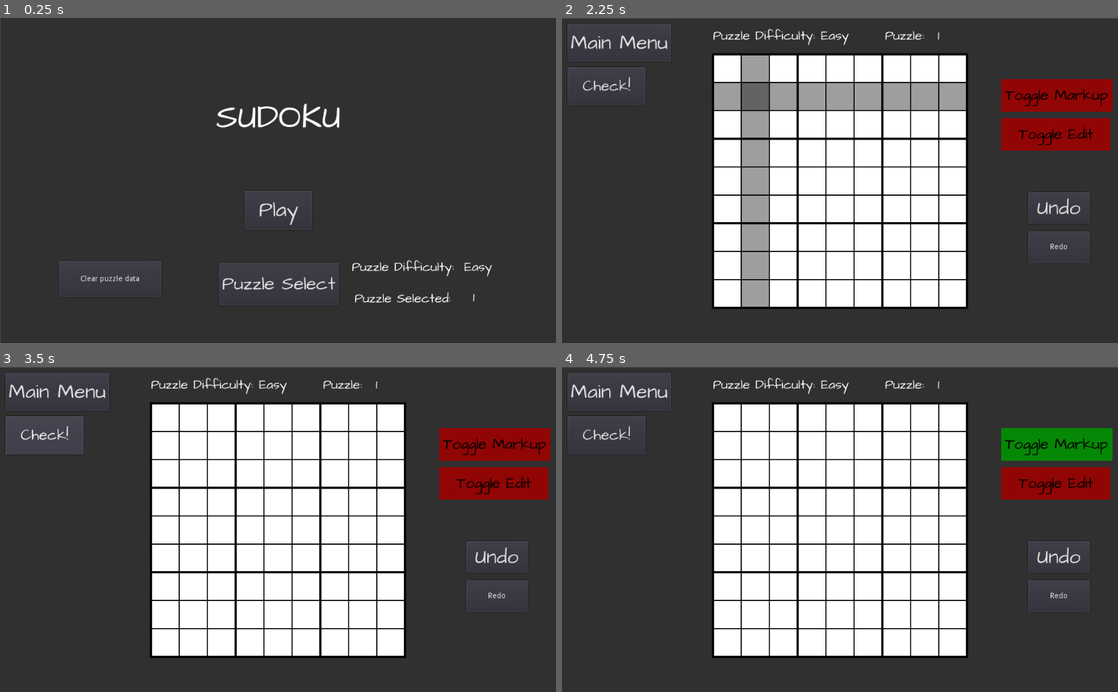
Above: before the commit, frames 1-4 (two rows, left to right).
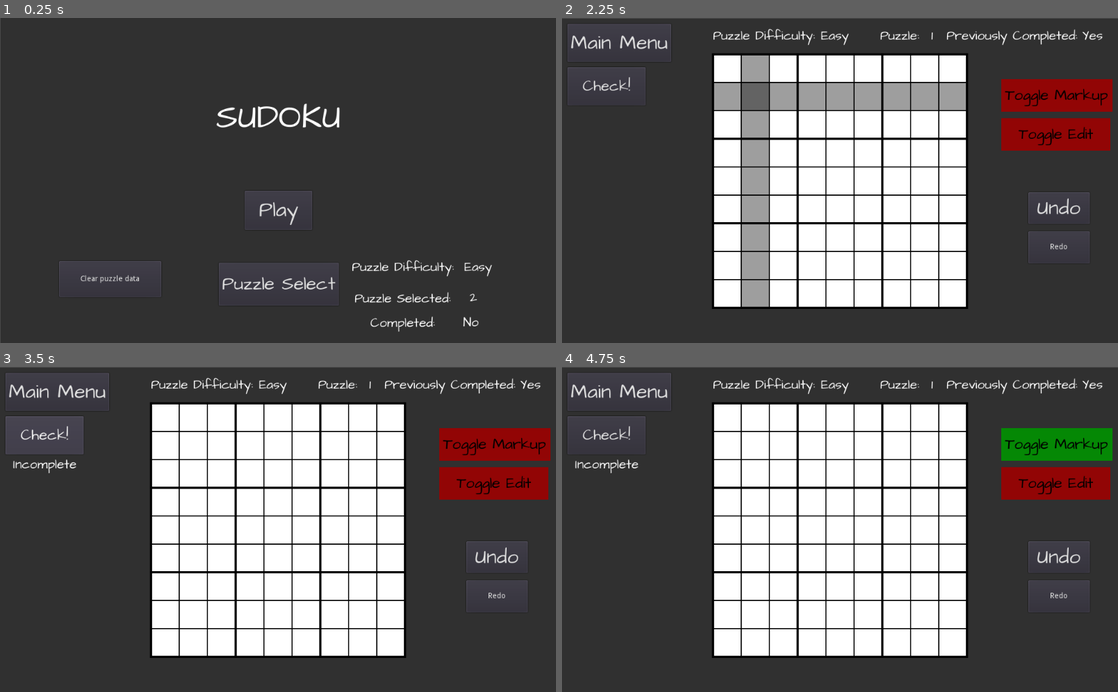
Above: after the commit, the same moments.

Repository: picardatjp/sudoku1
Game: Godot game, scene res://Scenes/Main Menu.tscn
Two runs of this game, one before a commit and one after it. Both use one fixed random seed, a clock stepped at 60 frames per second and the inputs below.
Inputs:
- Up to frame 1 (0.25 s): no input
- Up to frame 2 (2.25 s): click "Play" at 0.5 s; click "Main Menu" at 1.25 s; click "Play" at 2 s
- Up to frame 3 (3.5 s): click "Check!" at 2.75 s
- Up to frame 4 (4.75 s): click "Undo" at 3.5 s; click "Toggle Markup" at 4.25 s

The runs differ from the first frame. In frame 1, 0.2% of the frame differs, in the area x 66-87%, y 84-97%; in frame 2, 0.4%; in frame 3, 0.6%, in the area x 2-98%, y 3-33%; in frame 4, 0.6%.
Error before the commit: Invalid get index '1' (on base: 'Dictionary'). (res://Scenes/Control.gd:202)
Error after the commit: Invalid get index '0' (on base: 'Dictionary'). (res://Scenes/Main)

Commit message:
implemented puzzle check

Diff:
--- a/Globals.gd
+++ b/Globals.gd
@@ -2,5 +2,7 @@
 
 var puzzles_path = "user://puzzles.json"
 var user_data_path = "user://user_puzzle.json"
-var puzzle_difficulty = 1
+var puzzle_solutions_path ="user://puzzle_solutions.json"
+var last_puzzle_path = "user://last_puzzle.json"
+var puzzle_difficulty = 0
 var puzzle_num = 1
--- a/Scenes/Control.gd
+++ b/Scenes/Control.gd
@@ -10,20 +10,26 @@
 onready var grid = $ColorRect/board/Grid
 onready var puzzle_label = $ColorRect/puzzle_label
 onready var diff_label = $ColorRect/diff_label
+onready var check_status_label = $ColorRect/check_status_label
+onready var completed_label = $ColorRect/completed_label
 
 #variables
 var puzzles_path = Globals.puzzles_path
 var user_data_path = Globals.user_data_path
+var puzzle_solutions_path = Globals.puzzle_solutions_path
+var last_puzzle_path = Globals.last_puzzle_path
 var puzzle_difficulty = Globals.puzzle_difficulty
 var puzzle_num = Globals.puzzle_num
 var puzzles = {}
 var user_puzzles = {}
+var puzzle_solutions = {}
 var label_array = []
 var cell_size = 52
 var highlight_coord = Vector2.ZERO
 var highlight_active = false
 var coord = Vector2.ZERO
 var markup_status = false
+var completed_puzzles = {}
 
 func _ready():
 	#initially turn rect_highlight off(the blue square)
@@ -36,13 +42,25 @@
 	rin_button["custom_styles/pressed"].bg_color = Color("#7f0606")
 	rin_button["custom_styles/hover"].bg_color = Color("#890606")
 	#this is for setting the difficulty and puzzle number at the top of the screen
-	if Globals.puzzle_difficulty == 1:
+	if Globals.puzzle_difficulty == 0:
 		diff_label.set_text("Easy")
+	elif Globals.puzzle_difficulty == 1:
+		diff_label.set_text("Medium")
 	elif Globals.puzzle_difficulty == 2:
-		diff_label.set_text("Medium")
-	elif Globals.puzzle_difficulty == 3:
 		diff_label.set_text("Hard")
 	puzzle_label.set_text(str(Globals.puzzle_num))
+
+	#open and populate solutions !!!!
+	var file = File.new()
+	if file.file_exists(puzzle_solutions_path):
+		var error = file.open(puzzle_solutions_path,File.READ)
+		#if it opened fine
+		if error == OK:
+			#put json data into puzzle solutions dictionary
+			var text = file.get_as_text()
+			puzzle_solutions = parse_json(text)
+		file.close()
+
 	#initialize label_array
 	label_array.resize(81)
 	#retireve puzzle data
@@ -52,6 +70,8 @@
 	#set labels to their values from the json files
 	set_label_puzzle_data()
 #	print("mouse: " + str(get_global_mouse_position()))
+	check_status_label.set_text("")
+
 
 func _input(event):
 	#check for mouse movement
@@ -84,7 +104,7 @@
 			highlight_coord = coord
 			move_rect()
 	#if a number or backspace or delete si pressed and current selection isn't from the original puzzle, and markup is off(big number mode)
-	if event is InputEventKey and puzzles[str(puzzle_difficulty)][str(puzzle_num)][highlight_coord.y*9 + highlight_coord.x] == " " and not markup_status:
+	if event is InputEventKey and puzzles[str(puzzle_difficulty)][str(puzzle_num)][1][highlight_coord.y*9 + highlight_coord.x] == "." and not markup_status:
 		if event.scancode == KEY_1 and highlight_active:
 			set_label_big("1")
 		elif event.scancode == KEY_2 and highlight_active:
@@ -105,6 +125,31 @@
 			set_label_big("9")
 		elif (event.scancode == KEY_BACKSPACE or event.scancode == KEY_DELETE) and highlight_active:
 			set_label_big(" ")
+	if event is InputEventKey and highlight_active and event.is_pressed() and not event.is_echo():
+		if event.scancode == KEY_LEFT:
+			if highlight_coord.x > 0:
+				highlight_coord.x = highlight_coord.x-1
+			else:
+				highlight_coord.x = 8
+			move_rect()
+		elif event.scancode == KEY_RIGHT:
+			if highlight_coord.x < 8:
+				highlight_coord.x = highlight_coord.x+1
+			else:
+				highlight_coord.x = 0
+			move_rect()
+		elif event.scancode == KEY_UP:
+			if highlight_coord.y > 0:
+				highlight_coord.y = highlight_coord.y-1
+			else:
+				highlight_coord.y = 8
+			move_rect()
+		elif event.scancode == KEY_DOWN:
+			if highlight_coord.y < 8:
+				highlight_coord.y = highlight_coord.y+1
+			else:
+				highlight_coord.y = 0
+			move_rect()
 	#this is for the eventual markup mode
 #	elif event is InputEventKey and puzzles[str(puzzle_difficulty)][str(puzzle_num)][highlight_coord.y*9 + highlight_coord.x] == " ":
 #			set_label_small("1")
@@ -159,19 +204,24 @@
 	#loop through all labels
 	for i in 81:
 		#if the label isn't blank and the the label doesn't have a number from puzzle in it
-		if puzzles[str(puzzle_difficulty)][str(puzzle_num)][i] == " " and label_array[80-i].get_text() != "":
+		if puzzles[str(puzzle_difficulty)][str(puzzle_num)][1][i] == "." and label_array[80-i].get_text() != "" and label_array[80-i].get_text() != " ":
 			#string += label_array[i] text
 			string = str(string,label_array[80-i].get_text())
 		else:
 			#otherwise just put a space as a placeholder
-			string = str(string, " ")
-			#the actual saving bit
-	user_puzzles[str(puzzle_difficulty)][str(puzzle_num)] = string
+			string = str(string, ".")
+			#the actual saving portion
+	user_puzzles[str(puzzle_difficulty)][str(puzzle_num)][1] = string
 	#file saving boilerplate
 	var file = File.new()
 	var error = file.open(user_data_path,File.WRITE)
 	if error == OK:
 		file.store_line(to_json(user_puzzles))
+	file.close()
+	error = file.open(last_puzzle_path,File.WRITE)
+	if error == OK:
+		var dict = {"difficulty": str(puzzle_difficulty),"puzzle_num": str(puzzle_num)}
+		file.store_line(to_json(dict))
 	file.close()
 
 #removes all labels from grid
@@ -199,11 +249,11 @@
 	#loop through all json data
 	for i in 81:
 		#if the number in the puzzle and user_puzzle isn't blank, set the label it corresponds to to that number
-		if puzzles[str(puzzle_difficulty)][str(puzzle_num)][i] != " ":
-			label_array[80-i].set_text(puzzles[str(puzzle_difficulty)][str(puzzle_num)][i])
+		if puzzles[str(puzzle_difficulty)][str(puzzle_num)][1][i] != ".":
+			label_array[80-i].set_text(puzzles[str(puzzle_difficulty)][str(puzzle_num)][1][i])
 			label_array[80-i]["custom_colors/font_color"] = Color("#000000")
-		elif user_puzzles[str(puzzle_difficulty)][str(puzzle_num)][i] != " ":
-			label_array[80-i].set_text(user_puzzles[str(puzzle_difficulty)][str(puzzle_num)][i])
+		elif user_puzzles[str(puzzle_difficulty)][str(puzzle_num)][1][i] != ".":
+			label_array[80-i].set_text(user_puzzles[str(puzzle_difficulty)][str(puzzle_num)][1][i])
 			label_array[80-i]["custom_colors/font_color"] = Color("#ff0000")
 
 #retrieve puzzle data
@@ -227,8 +277,14 @@
 			var text = file.get_as_text()
 			user_puzzles = parse_json(text)
 			if not user_puzzles.has(str(puzzle_difficulty)) or not user_puzzles[str(puzzle_difficulty)].has(str(puzzle_num)):
-				user_puzzles[str(puzzle_difficulty)][str(puzzle_num)] = "                                                                                 "
+				user_puzzles[str(puzzle_difficulty)][str(puzzle_num)] = ["",""]
+				user_puzzles[str(puzzle_difficulty)][str(puzzle_num)][0] = "0"
+				user_puzzles[str(puzzle_difficulty)][str(puzzle_num)][1] = "................................................................................."
 		file.close()
+	if user_puzzles[str(puzzle_difficulty)][str(puzzle_num)][0] == "0":
+		completed_label.set_text("No")
+	else:
+		completed_label.set_text("Yes")
 
 #set the text of a label in the grid
 func set_label_big(num):
@@ -238,9 +294,24 @@
 	label_array[index]["custom_colors/font_color"] = Color("#ff0000")
 
 #set text of a label in the grid (for markup)
-func set_label_small(num):
-	var index = 80 - (highlight_coord.y*9 + highlight_coord.x)
-
-#checks work for errors
+#func set_label_small(num):
+#	var index = 80 - (highlight_coord.y*9 + highlight_coord.x)
+
+#run when the check! button is pressed, sets label underneath it to complete or incomplete
 func _on_Check_Work_button_pressed():
-	pass # Replace with function body.
+	if check_completion():
+		check_status_label.set_text("Complete")
+	else:
+		check_status_label.set_text("Incomplete")
+
+#check puzzle completion
+func check_completion():
+	#check against completed puzzle
+	for i in 81:
+		if puzzle_solutions[str(puzzle_difficulty)][str(puzzle_num)][i] != label_array[80-i].get_text():
+			user_puzzles[str(puzzle_difficulty)][str(puzzle_num)][0] = "0"
+			completed_label.set_text("No")
+			return false
+	user_puzzles[str(puzzle_difficulty)][str(puzzle_num)][0] = "1"
+	completed_label.set_text("Yes")
+	return true
--- a/Scenes/Game.tscn
+++ b/Scenes/Game.tscn
@@ -201,9 +201,9 @@
 text = "Redo"
 
 [node name="puzzle_label" type="Label" parent="ColorRect"]
-margin_left = 674.436
-margin_top = 15.0
-margin_right = 714.436
+margin_left = 662.436
+margin_top = 15.0
+margin_right = 702.436
 margin_bottom = 49.0
 custom_fonts/font = SubResource( 10 )
 text = "3"
@@ -235,10 +235,47 @@
 "_edit_use_anchors_": false
 }
 
+[node name="Label5" type="Label" parent="ColorRect"]
+margin_left = 708.442
+margin_top = 15.0
+margin_right = 949.442
+margin_bottom = 49.0
+custom_fonts/font = SubResource( 10 )
+text = "Previously Completed:"
+__meta__ = {
+"_edit_use_anchors_": false
+}
+
+[node name="completed_label" type="Label" parent="ColorRect"]
+margin_left = 958.0
+margin_top = 15.0
+margin_right = 996.0
+margin_bottom = 49.0
+custom_fonts/font = SubResource( 10 )
+text = "Yes"
+align = 1
+valign = 1
+__meta__ = {
+"_edit_use_anchors_": false
+}
+
+[node name="check_status_label" type="Label" parent="ColorRect"]
+margin_left = 23.6216
+margin_top = 162.486
+margin_right = 141.622
+margin_bottom = 196.486
+custom_fonts/font = SubResource( 10 )
+text = "Incomplete"
+align = 1
+valign = 1
+__meta__ = {
+"_edit_use_anchors_": false
+}
+
 [node name="Label4" type="Label" parent="ColorRect"]
-margin_left = 594.682
-margin_top = 15.0
-margin_right = 666.682
+margin_left = 585.682
+margin_top = 15.0
+margin_right = 657.682
 margin_bottom = 49.0
 custom_fonts/font = SubResource( 10 )
 text = "Puzzle:"
--- a/Scenes/Main Menu.gd
+++ b/Scenes/Main Menu.gd
@@ -5,12 +5,15 @@
 onready var puzzle_selected_label = $ColorRect/Puzzle_selected_label
 onready var puzzle_selected_difficulty = $ColorRect/Puzzle_selected_difficulty
 onready var confirm_dialog = $ColorRect/ConfirmationDialog
+onready var completed_label = $ColorRect/Completed_label
 
 var puzzles_path = Globals.puzzles_path
 var user_data_path = Globals.user_data_path
+var last_puzzle_path = Globals.last_puzzle_path
 var difficulty_selected = Globals.puzzle_difficulty
 var puzzle_selected = Globals.puzzle_num
 var puzzles = {}
+var user_puzzles = {}
 
 func _ready():
 	var file = File.new()
@@ -19,12 +22,28 @@
 		var text = file.get_as_text()
 		puzzles = parse_json(text)
 	file.close()
-	puzzle_selected_label.set_text(str(puzzle_selected))
-	if Globals.puzzle_difficulty == 1:
+	error = file.open(user_data_path,File.READ)
+	if error == OK:
+		var text = file.get_as_text()
+		user_puzzles = parse_json(text)
+	file.close()
+	error = file.open(last_puzzle_path,File.READ)
+	if error == OK:
+		var text = file.get_as_text()
+		var dict = parse_json(text)
+		Globals.puzzle_difficulty = int(dict["difficulty"])
+		Globals.puzzle_num = int(dict["puzzle_num"])
+	if user_puzzles[str(Globals.puzzle_difficulty)][str(Globals.puzzle_num)][0] == "1":
+		completed_label.set_text("Yes")
+	else:
+		completed_label.set_text("No")
+
+	puzzle_selected_label.set_text(str(Globals.puzzle_num))
+	if Globals.puzzle_difficulty == 0:
 		puzzle_selected_difficulty.set_text("Easy")
+	elif Globals.puzzle_difficulty == 1:
+		puzzle_selected_difficulty.set_text("Medium")
 	elif Globals.puzzle_difficulty == 2:
-		puzzle_selected_difficulty.set_text("Medium")
-	elif Globals.puzzle_difficulty == 3:
 		puzzle_selected_difficulty.set_text("Hard")
 
 func _on_Play_button_pressed():
@@ -38,6 +57,15 @@
 	var selected = list.get_selected_items()
 	if selected.size() > 0:
 		Globals.puzzle_num = selected[0]+1
+		Globals.puzzle_difficulty = difficulty_selected
+		if not user_puzzles.has(str(Globals.puzzle_difficulty)) or not user_puzzles[str(Globals.puzzle_difficulty)].has(str(Globals.puzzle_num)):
+			user_puzzles[str(Globals.puzzle_difficulty)][str(Globals.puzzle_num)] = ["",""]
+			user_puzzles[str(Globals.puzzle_difficulty)][str(Globals.puzzle_num)][0] = "0"
+			user_puzzles[str(Globals.puzzle_difficulty)][str(Globals.puzzle_num)][1] = "................................................................................."
+		if user_puzzles[str(Globals.puzzle_difficulty)][str(Globals.puzzle_num)][0] == "1":
+			completed_label.set_text("Yes")
+		else:
+			completed_label.set_text("No")
 		puzzle_select_popup.visible = false
 
 func populate_list():
@@ -46,40 +74,48 @@
 
 func _on_Hard_button_pressed():
 	list.clear()
-	Globals.puzzle_difficulty = 3
+	difficulty_selected = 2
 	populate_list()
 
 func _on_Medium_button_pressed():
 	list.clear()
-	Globals.puzzle_difficulty = 2
+	difficulty_selected = 1
 	populate_list()
 
 func _on_Easy_button_pressed():
 	list.clear()
-	Globals.puzzle_difficulty = 1
+	difficulty_selected = 0
 	populate_list()
 
 func _on_Puzzle_select_popup_visibility_changed():
 	puzzle_selected_label.set_text(str(Globals.puzzle_num))
-	if Globals.puzzle_difficulty == 1:
+	if Globals.puzzle_difficulty == 0:
 		puzzle_selected_difficulty.set_text("Easy")
+	elif Globals.puzzle_difficulty == 1:
+		puzzle_selected_difficulty.set_text("Medium")
 	elif Globals.puzzle_difficulty == 2:
-		puzzle_selected_difficulty.set_text("Medium")
-	elif Globals.puzzle_difficulty == 3:
 		puzzle_selected_difficulty.set_text("Hard")
 	list.clear()
-
 
 func _on_ConfirmationDialog_confirmed():
 	var file = File.new()
 	var error = file.open(user_data_path,File.READ_WRITE)
 	if error == OK:
 		var text = file.get_as_text()
-		var user_puzzles = parse_json(text)
-		user_puzzles[str(difficulty_selected)][str(puzzle_selected)] = "                                                                                 "
+		user_puzzles = parse_json(text)
+		user_puzzles[str(difficulty_selected)][str(puzzle_selected)][1] = "................................................................................."
 		file.store_line(to_json(user_puzzles))
 		print("data cleared")
 	file.close()
 
 func _on_Clear_puzzle_data_button_pressed():
 	confirm_dialog.visible = true
+
+func _on_random_button_pressed():
+	randomize()
+	difficulty_selected = randi()%(puzzles.size())
+	Globals.puzzle_difficulty = difficulty_selected
+	randomize()
+	puzzle_selected =  randi()%(puzzles[str(difficulty_selected)].size())+1
+	Globals.puzzle_num = puzzle_selected
+	puzzle_select_popup.visible = false
--- a/Scenes/Main Menu.tscn
+++ b/Scenes/Main Menu.tscn
@@ -93,6 +93,18 @@
 "_edit_use_anchors_": false
 }
 
+[node name="Label3" type="Label" parent="ColorRect"]
+margin_left = 651.823
+margin_top = 545.918
+margin_right = 828.823
+margin_bottom = 579.918
+custom_fonts/font = SubResource( 3 )
+text = "Completed:"
+align = 1
+__meta__ = {
+"_edit_use_anchors_": false
+}
+
 [node name="Label2" type="Label" parent="ColorRect"]
 margin_left = 647.211
 margin_top = 442.898
@@ -100,6 +112,17 @@
 margin_bottom = 476.898
 custom_fonts/font = SubResource( 3 )
 text = "Puzzle Difficulty:"
+__meta__ = {
+"_edit_use_anchors_": false
+}
+
+[node name="Completed_label" type="Label" parent="ColorRect"]
+margin_left = 852.103
+margin_top = 545.418
+margin_right = 887.103
+margin_bottom = 579.418
+custom_fonts/font = SubResource( 3 )
+text = "No"
 __meta__ = {
 "_edit_use_anchors_": false
 }
@@ -187,6 +210,13 @@
 "_edit_use_anchors_": false
 }
 
+[node name="random_button" type="Button" parent="ColorRect/Puzzle_select_popup"]
+margin_left = 24.0
+margin_top = 224.0
+margin_right = 130.0
+margin_bottom = 256.0
+text = "Random Puzzle"
+
 [node name="Puzzle_selected_label" type="Label" parent="ColorRect"]
 margin_left = 855.835
 margin_top = 498.583
@@ -242,5 +272,6 @@
 [connection signal="pressed" from="ColorRect/Puzzle_select_popup/Medium_button" to="." method="_on_Medium_button_pressed"]
 [connection signal="pressed" from="ColorRect/Puzzle_select_popup/Hard_button" to="." method="_on_Hard_button_pressed"]
 [connection signal="pressed" from="ColorRect/Puzzle_select_popup/Easy_button" to="." method="_on_Easy_button_pressed"]
+[connection signal="pressed" from="ColorRect/Puzzle_select_popup/random_button" to="." method="_on_random_button_pressed"]
 [connection signal="pressed" from="ColorRect/Clear_puzzle_data_button" to="." method="_on_Clear_puzzle_data_button_pressed"]
 [connection signal="confirmed" from="ColorRect/ConfirmationDialog" to="." method="_on_ConfirmationDialog_confirmed"]
